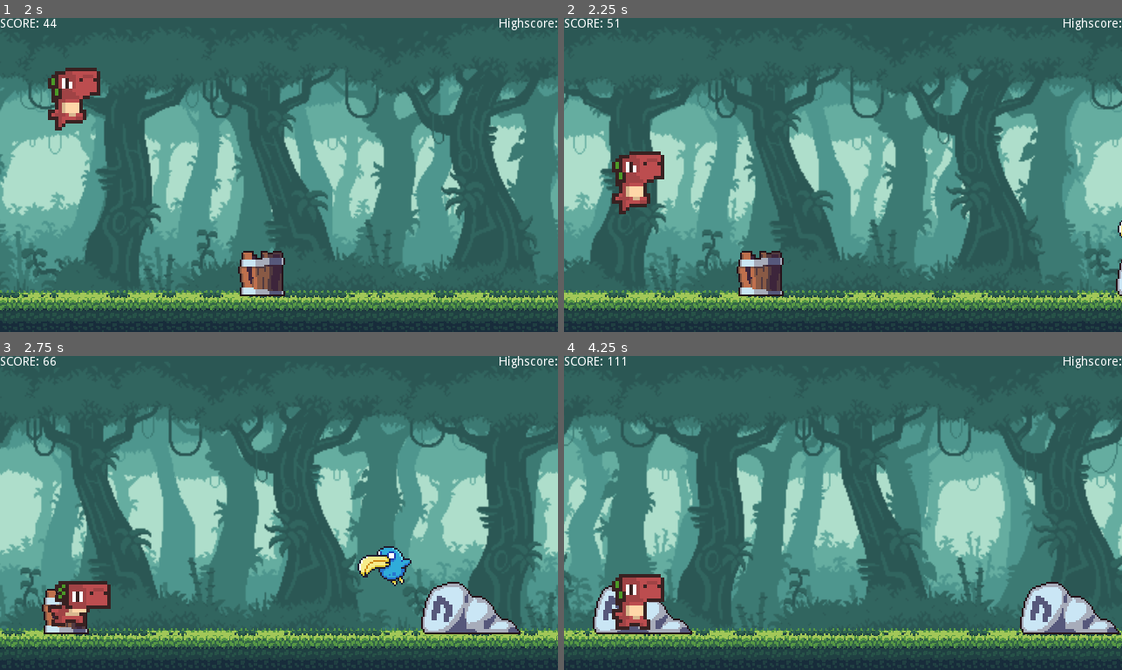
Above: before the commit, frames 1-4 (two rows, left to right).
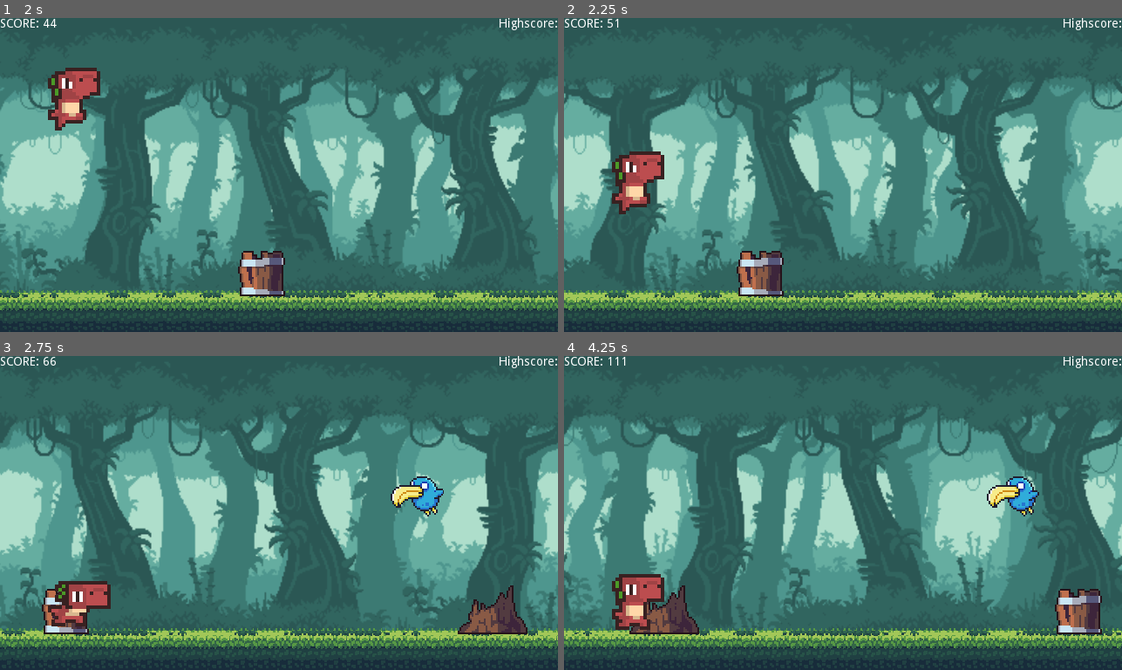
Above: after the commit, the same moments.

Repository: thepaulster/prototype
Game: Godot game, scene res://Scenes/Main.tscn
Two runs of this game, one before a commit and one after it. Both use one fixed random seed, a clock stepped at 60 frames per second and the inputs below.
Inputs:
- Up to frame 1 (2 s): tap Space at 0.5 s; tap Enter (ui_accept) at 0.77, 1.52 s
- Up to frame 2 (2.25 s): hold Down (ui_down) from 2.03 s (still down)
- Up to frame 3 (2.75 s): keep holding Down (ui_down)
- Up to frame 4 (4.25 s): release Down (ui_down) at 2.78 s; tap Enter (ui_accept) at 3.02, 3.77 s

Frame 1 is identical in both runs. In frame 2, 0.1% of the frame differs, in the area x 98-100%, y 64-89%; in frame 3, 3.7%; in frame 4, 4.2%, in the area x 5-100%, y 38-89%.

Commit message:
added enemy and prey

Diff:
--- /dev/null
+++ b/Scenes/Bear.tscn
@@ -0,0 +1,49 @@
+[gd_scene load_steps=10 format=2]
+
+[ext_resource path="res://Assets/img/other animals/Bear_Run.png" type="Texture" id=1]
+[ext_resource path="res://scripts/Bear.gd" type="Script" id=2]
+
+[sub_resource type="AtlasTexture" id=1]
+atlas = ExtResource( 1 )
+region = Rect2( 0, 0, 64, 33 )
+
+[sub_resource type="AtlasTexture" id=2]
+atlas = ExtResource( 1 )
+region = Rect2( 64, 0, 64, 33 )
+
+[sub_resource type="AtlasTexture" id=3]
+atlas = ExtResource( 1 )
+region = Rect2( 128, 0, 64, 33 )
+
+[sub_resource type="AtlasTexture" id=4]
+atlas = ExtResource( 1 )
+region = Rect2( 192, 0, 64, 33 )
+
+[sub_resource type="AtlasTexture" id=5]
+atlas = ExtResource( 1 )
+region = Rect2( 256, 0, 64, 33 )
+
+[sub_resource type="SpriteFrames" id=6]
+animations = [ {
+"frames": [ SubResource( 1 ), SubResource( 2 ), SubResource( 3 ), SubResource( 4 ), SubResource( 5 ) ],
+"loop": true,
+"name": "run",
+"speed": 10.0
+} ]
+
+[sub_resource type="RectangleShape2D" id=7]
+extents = Vector2( 30, 13 )
+
+[node name="Bear" type="Area2D"]
+scale = Vector2( 2, 2 )
+script = ExtResource( 2 )
+
+[node name="AnimatedSprite" type="AnimatedSprite" parent="."]
+frames = SubResource( 6 )
+animation = "run"
+frame = 4
+playing = true
+
+[node name="CollisionShape2D" type="CollisionShape2D" parent="."]
+position = Vector2( 0, 3 )
+shape = SubResource( 7 )
--- a/Scenes/Bird.tscn
+++ b/Scenes/Bird.tscn
@@ -41,7 +41,6 @@
 [node name="AnimatedSprite" type="AnimatedSprite" parent="."]
 frames = SubResource( 5 )
 animation = "flying"
-frame = 3
 playing = true
 
 [node name="CollisionShape2D" type="CollisionShape2D" parent="."]
--- /dev/null
+++ b/Scenes/Boar.tscn
@@ -0,0 +1,73 @@
+[gd_scene load_steps=15 format=2]
+
+[ext_resource path="res://Assets/img/other animals/Boar_Run.png" type="Texture" id=1]
+[ext_resource path="res://Assets/img/other animals/Boar_Idle.png" type="Texture" id=2]
+
+[sub_resource type="AtlasTexture" id=1]
+atlas = ExtResource( 2 )
+region = Rect2( 0, 0, 64, 40 )
+
+[sub_resource type="AtlasTexture" id=2]
+atlas = ExtResource( 2 )
+region = Rect2( 64, 0, 64, 40 )
+
+[sub_resource type="AtlasTexture" id=3]
+atlas = ExtResource( 2 )
+region = Rect2( 128, 0, 64, 40 )
+
+[sub_resource type="AtlasTexture" id=4]
+atlas = ExtResource( 2 )
+region = Rect2( 192, 0, 64, 40 )
+
+[sub_resource type="AtlasTexture" id=5]
+atlas = ExtResource( 1 )
+region = Rect2( 0, 0, 64, 40 )
+
+[sub_resource type="AtlasTexture" id=6]
+atlas = ExtResource( 1 )
+region = Rect2( 64, 0, 64, 40 )
+
+[sub_resource type="AtlasTexture" id=7]
+atlas = ExtResource( 1 )
+region = Rect2( 128, 0, 64, 40 )
+
+[sub_resource type="AtlasTexture" id=8]
+atlas = ExtResource( 1 )
+region = Rect2( 192, 0, 64, 40 )
+
+[sub_resource type="AtlasTexture" id=9]
+atlas = ExtResource( 1 )
+region = Rect2( 256, 0, 64, 40 )
+
+[sub_resource type="AtlasTexture" id=10]
+atlas = ExtResource( 1 )
+region = Rect2( 320, 0, 64, 40 )
+
+[sub_resource type="SpriteFrames" id=11]
+animations = [ {
+"frames": [ SubResource( 1 ), SubResource( 2 ), SubResource( 3 ), SubResource( 4 ) ],
+"loop": true,
+"name": "idle",
+"speed": 10.0
+}, {
+"frames": [ SubResource( 5 ), SubResource( 6 ), SubResource( 7 ), SubResource( 8 ), SubResource( 9 ), SubResource( 10 ) ],
+"loop": true,
+"name": "run",
+"speed": 10.0
+} ]
+
+[sub_resource type="RectangleShape2D" id=12]
+extents = Vector2( 22, 14.5 )
+
+[node name="Boar" type="Area2D"]
+scale = Vector2( 2, 2 )
+
+[node name="AnimatedSprite" type="AnimatedSprite" parent="."]
+frames = SubResource( 11 )
+animation = "run"
+frame = 3
+playing = true
+
+[node name="CollisionShape2D" type="CollisionShape2D" parent="."]
+position = Vector2( -3, 5.5 )
+shape = SubResource( 12 )
--- /dev/null
+++ b/scripts/Bear.gd
@@ -0,0 +1,15 @@
+extends Area2D
+
+
+# Declare member variables here. Examples:
+# var a = 2
+# var b = "text"
+
+
+# Called when the node enters the scene tree for the first time.
+func _ready():
+	pass # Replace with function body.
+
+
+func _process(delta):
+	position.x -= get_parent().speed / 1.5
--- a/scripts/Main.gd
+++ b/scripts/Main.gd
@@ -5,9 +5,11 @@
 var rock_scene = preload("res://Scenes/rock.tscn")
 var barrel_scene = preload("res://Scenes/Barrel.tscn")
 var bird_scene = preload("res://Scenes/Bird.tscn")
+var bear_scene = preload("res://Scenes/Bear.tscn")
 var obstacle_types := [stump_scene, rock_scene,barrel_scene]
 var obstacles : Array
 var bird_heights := [160, 240]
+var bear_height := 286
 
 # game variables
 const DINO_START_POS := Vector2(79, 278)
@@ -29,8 +31,9 @@
 func _ready():
 	screen_size = get_viewport().size
 	ground_height = $Ground.get_node("Sprite").texture.get_height()
-	print(screen_size)
+	#print(screen_size)
 	new_game()
+	print(randi() % 2)
 
 
 func new_game():
@@ -69,7 +72,7 @@
 		$Dino.position.x += speed
 		$Camera2D.position.x += speed
 
-		print(speed)
+		##print(randi() % 5)
 		#update score
 		score += speed
 		show_score()
@@ -112,6 +115,16 @@
 				var obs_y : int = bird_heights[randi() % bird_heights.size()]
 				add_obs(obs, obs_x, obs_y)
 
+			elif (randi() % 3) == 1:
+				#generate enemy
+				obs = bear_scene.instance()
+				var obs_x : int = screen_size.x + score + 100
+				var obs_y : int = bear_height
+				add_obs(obs, obs_x, obs_y)
+				print("test")
+				pass
+
+
 func add_obs(obs, x, y):
 	obs.position = Vector2(x, y)
 	add_child(obs)
Binary file added: Assets/img/other animals/Bear_Run.png
Not shown, added: Assets/img/other animals/Bear_Run.png.import
Binary file added: Assets/img/other animals/Boar_Idle.png
Not shown, added: Assets/img/other animals/Boar_Idle.png.import
Binary file added: Assets/img/other animals/Boar_Run.png
Not shown, added: Assets/img/other animals/Boar_Run.png.import
